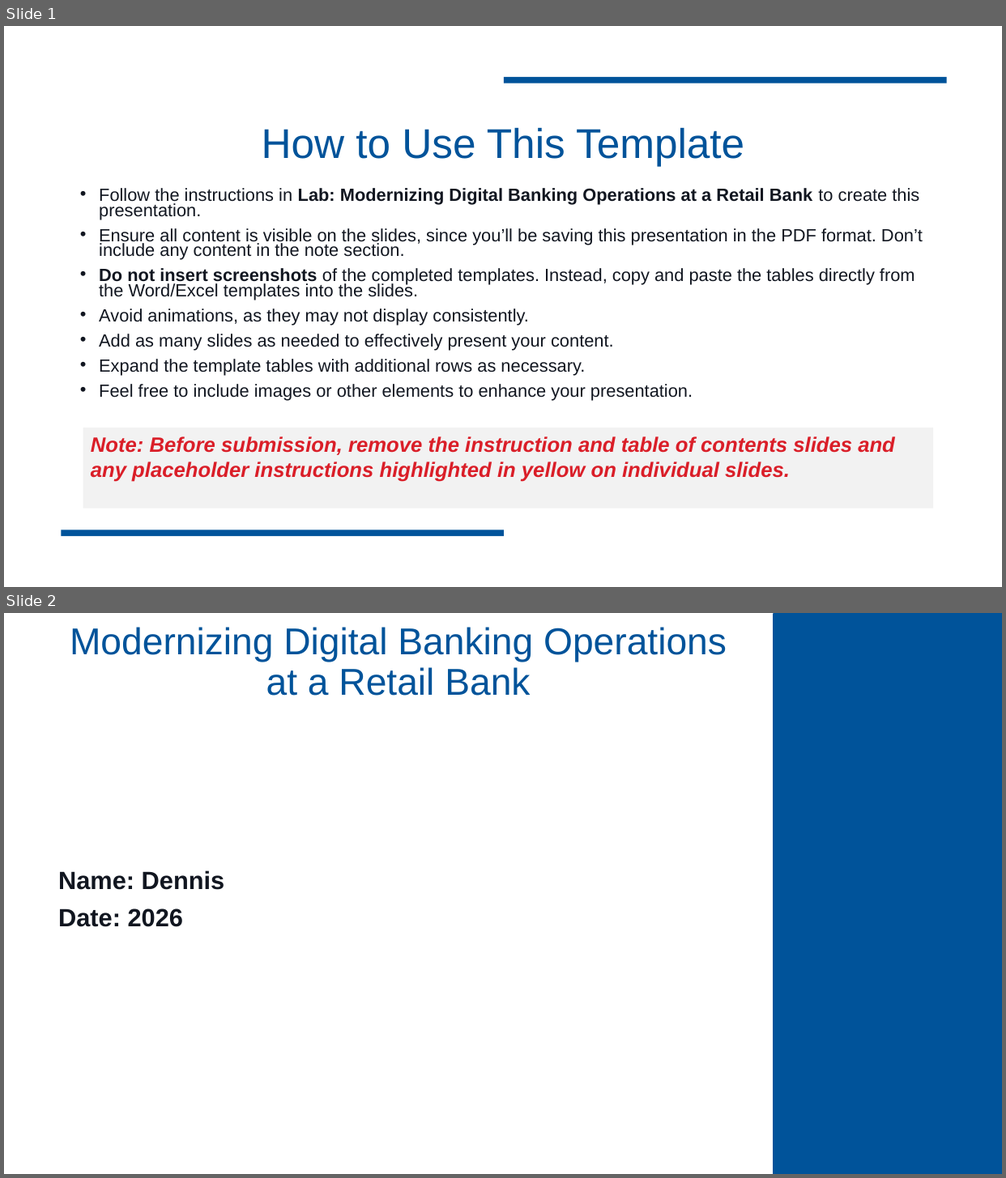
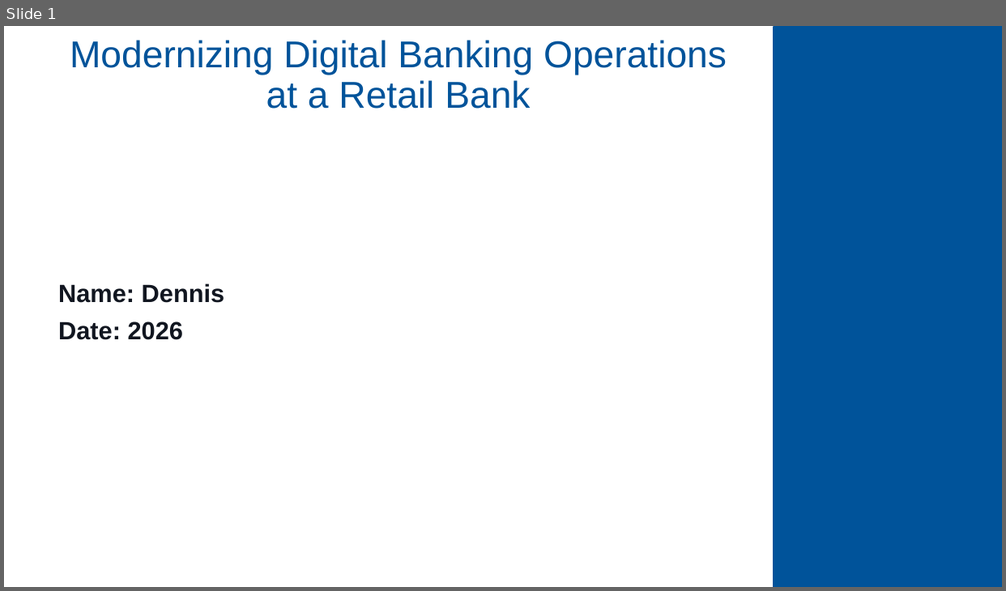
Before and after one commit to dennislamcv1/IBMSSA, a slide deck: Systems and Solutions Architect Capstone Project/Final Project.pptx. Shown one above the other, each under a label of ours: slides 1 and 2 before the commit, slide 1 after it. The pictures are 1006x1178 and 1006x591 pixels, drawn with LibreOffice and Linux fonts; fonts in the diff are those of the drawing; background and template pictures are left out. Boxes give left, top, right and bottom in pixels: in the first picture for what was removed or moved away, otherwise in the second. Text is boxed around its words. In the diff, an @@ line names an element or a change of style, - is before the commit and + after.

```diff
--- a/Systems and Solutions Architect Capstone Project/Final Project.pptx
+++ b/Systems and Solutions Architect Capstone Project/Final Project.pptx
@@ slide 1 removed at (x1=4, y1=26, x2=1002, y2=587), background #FFFFFF @@
@@ line removed from (504, 80) to (947, 80) @@
@@ title removed at (x1=262, y1=127, x2=744, y2=166) @@
-How to Use This Template
@@ text removed at (x1=99, y1=188, x2=923, y2=401) @@
-• Follow the instructions in Lab: Modernizing Digital Banking Operations at a Retail Bank to create this presentation.
-• Ensure all content is visible on the slides, since you’ll be saving this presentation in the PDF format. Don’t include any content in the note section.
-• Do not insert screenshots of the completed templates. Instead, copy and paste the tables directly from the Word/Excel templates into the slides.
-• Avoid animations, as they may not display consistently.
-• Add as many slides as needed to effectively present your content.
-• Expand the template tables with additional rows as necessary.
-• Feel free to include images or other elements to enhance your presentation.
@@ rectangle removed at (x1=83, y1=428, x2=934, y2=509) @@
-Note: Before submission, remove the instruction and table of contents slides and any placeholder instructions highlighted in yellow on individual slides.
@@ line removed from (61, 534) to (504, 534) @@
@@ what was slide 2 is now slide 1 @@
```
Also in this commit, not shown: 9 slides changed, 3 slides added, 4 other slides removed, 11 other files.
